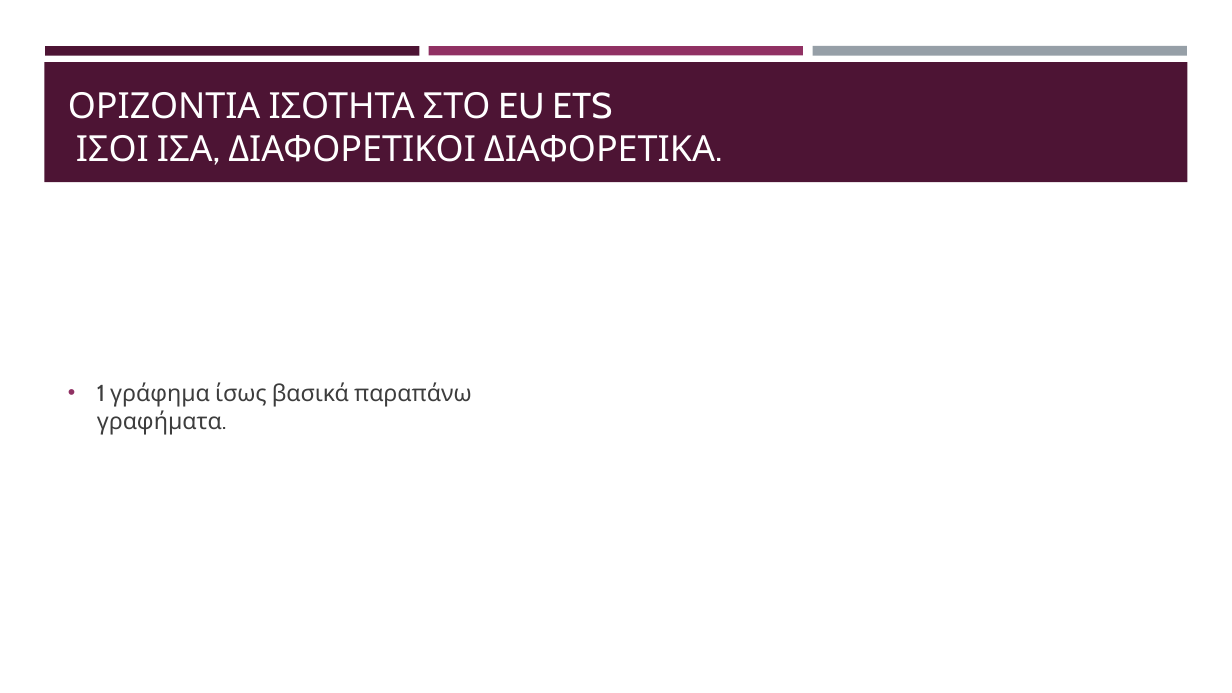
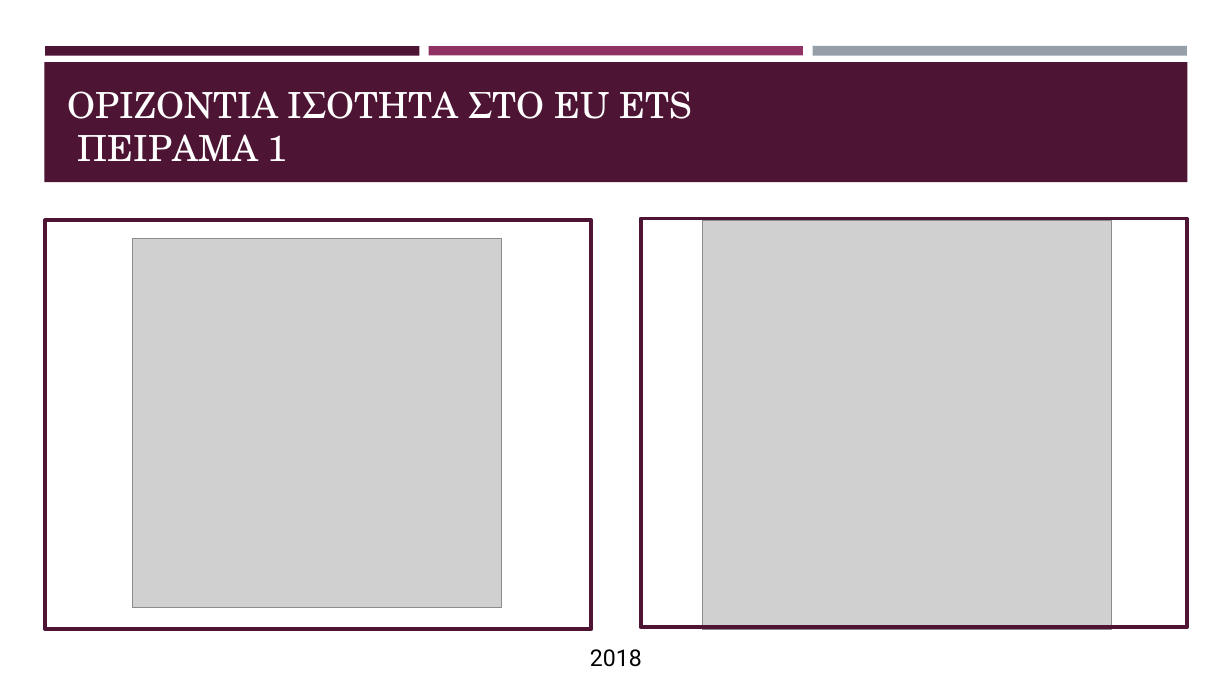
Before and after one commit to kwpap/Diplomatiki_kwpap_step_1, a slide deck: slide 11 of Thesis/Παρουσίαση.pptx (slide 10 before the commit). Drawn at 1232x693 pixels with LibreOffice and Linux fonts; fonts in the diff are those of the drawing; grey boxes stand for pictures. Boxes give left, top, right and bottom in pixels: in the first picture for what was removed or moved away, otherwise in the second. Text is boxed around its words. In the diff, an @@ line names an element or a change of style, - is before the commit and + after.

```diff
--- a/Thesis/Παρουσίαση.pptx
+++ b/Thesis/Παρουσίαση.pptx
@@ title at (68,91,692,161): text changed; font Cabin to TeX Gyre Schola @@
-ΟΡΙΖΟΝΤΙΑ ΙΣΟΤΗΤΑ ΣΤΟ EU ETS
-ΙΣΟΙ ΙΣΑ, ΔΙΑΦΟΡΕΤΙΚΟΙ ΔΙΑΦΟΡΕΤΙΚΑ.
+ΟΡΙΖΟΝΤΙΑ ΙΣΟΤΗΤΑ ΣΤΟ EU ETS
+ΠΕΙΡΑΜΑ 1
@@ rectangle added at (45,220,592,628), fill #FFFFFF, outline #4D1434 3 pt @@
@@ picture added at (133,238,502,607) @@
@@ rectangle added at (640,219,1187,628), outline #4D1434 3 pt @@
@@ picture added at (702,221,1111,629) @@
@@ text removed at (97,382,472,435) @@
-• 1 γράφημα ίσως βασικά παραπάνω γραφήματα.
@@ text added at (590,649,642,667), 18 pt, text #000000 @@
+2018
```
Also in this commit, not shown: 19 other slides changed, 16 slides added, 4 slides removed, 2 other files.
